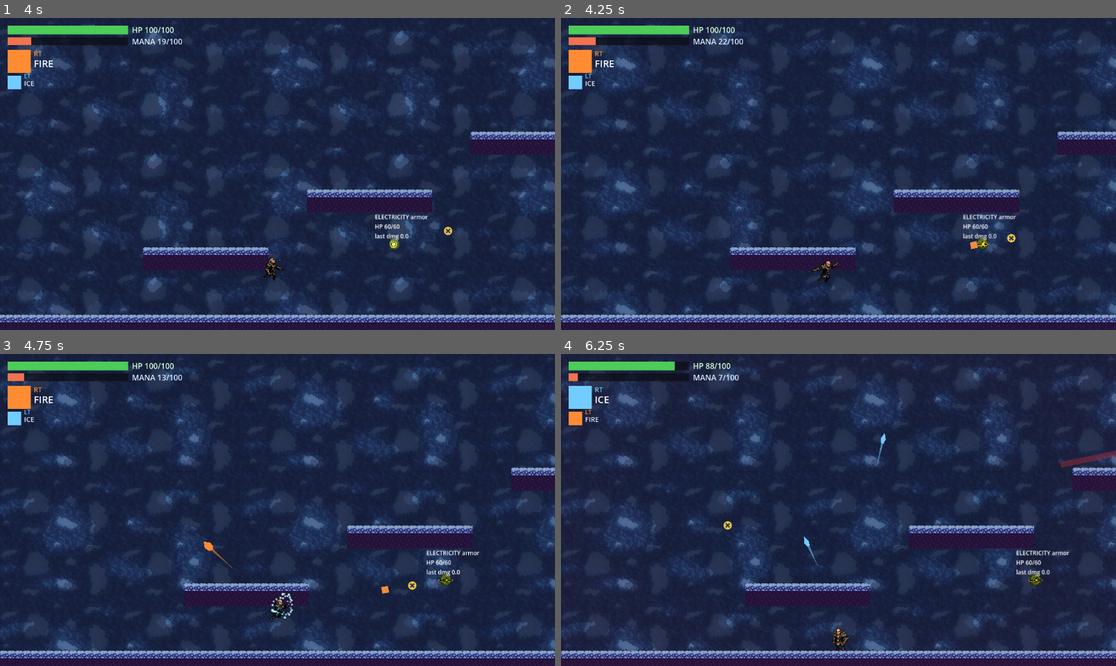
Above: before the commit, frames 1-4 (two rows, left to right).
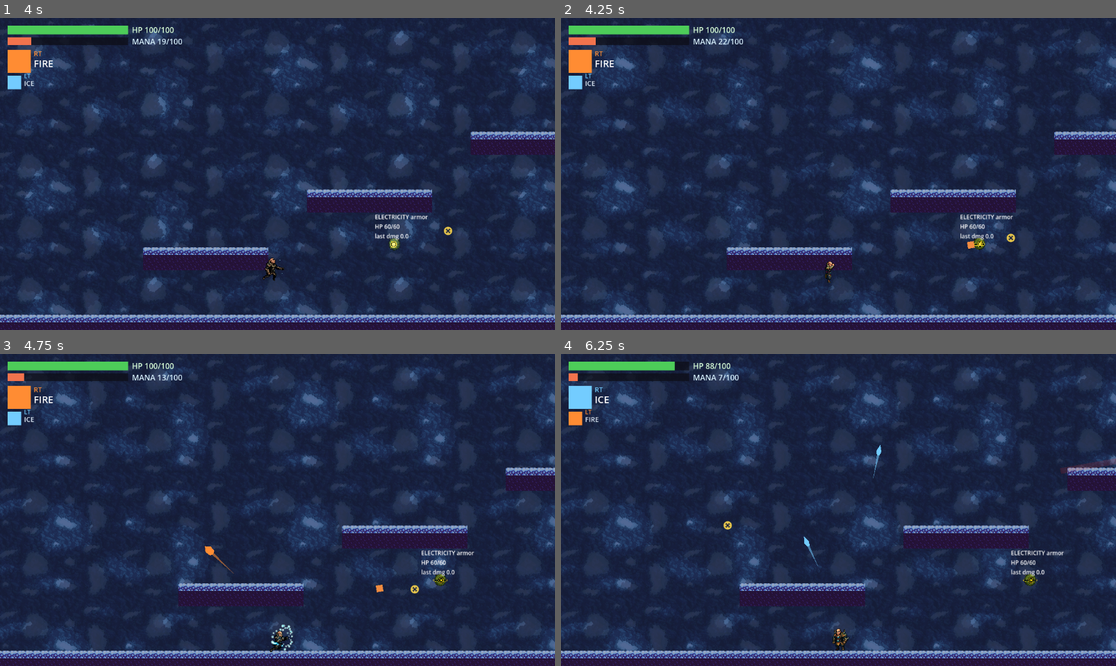
Above: after the commit, the same moments.

Repository: lordiwa/mageRage
Game: Godot game, scene res://levels/sector_02.tscn
Two runs of this game, one before a commit and one after it. Both use one fixed random seed, a clock stepped at 60 frames per second and the inputs below.
Inputs (mouse positions are in pixels of both pictures, inside the frame that each line leads up to):
- Up to frame 1 (4 s): tap Enter at 0.5 s; move the mouse to (399, 158) at 0.52 s; hold D (move_right) 0.53-1.25 s; tap Shift (dash) at 0.6, 3.6 s; click (399, 158) at 0.67 s; tap Space (jump) at 0.77, 0.8, 1.07, 2.3, 3.77, 3.8 s; drag from (166, 189) to (255, 239) at 1.27 s; move the mouse to (333, 105) at 2.02 s; hold D (move_right) 2.03-2.75 s; hold E (cast_primary) 2.03-2.75 s; drag from (249, 236) to (288, 139) at 2.77 s; move the mouse to (444, 220) at 3.52 s; hold A (move_left) from 3.53 s (still down)
- Up to frame 2 (4.25 s): keep holding A (move_left); tap Space (jump) at 4.07 s
- Up to frame 3 (4.75 s): release A (move_left) at 4.25 s; drag from (111, 463) to (410, 581) at 4.27 s
- Up to frame 4 (6.25 s): move the mouse to (866, 510) at 5.02 s; hold S (move_down) 5.03-5.75 s; tap 2 (element_2) at 5.1 s; click (866, 510) at 5.17 s; tap Space (jump) at 5.3 s; drag from (755, 432) to (727, 525) at 5.77 s

Frame 1 is identical in both runs. In frame 2, 4.1% of the frame differs, in the area x 0-100%, y 4-100%; in frame 3, 5.5%, in the area x 0-100%, y 2-100%; in frame 4, 5.3%.

Commit message:
feat(TASK-062): double-tap jump exits FlightState to platformer
While flying, two JUMP edges within DOUBLE_TAP_WINDOW (0.30s) drop the hero
to MoveState — a pure fall (gravity returns, hero lands), the same target as
the landing exit and never a re-launch. Edges are read through the InputGate
seam (TASK-024 determinism) and accumulated across physics frames; the window
elapses to reset the count so a lone press never toggles flight off. Counters
reset in enter() so the entry double-jump press cannot seed an exit tap.

The detection sits after the DD-011 suppression drop (suppression still wins)
and before the input/dash blocks. ENTER-flight in jump_state.gd is untouched.
The drop only removes flight, never grants traversal, so no gate is bypassed.

Co-Authored-By: Claude Opus 4.8 (1M context) <noreply@anthropic.com>

Diff:
--- a/scripts/fsm/states/flight_state.gd
+++ b/scripts/fsm/states/flight_state.gd
@@ -3,7 +3,8 @@
 ## Gravity is ignored: the hero moves under pure directional input. This state is
 ## only reachable through the electricity-gated DOUBLE-JUMP transitions in
 ## JumpState / GlideState, so it needs no "am I unlocked?" flag of its own.
-## DD-008: there is no toggle-out — flight ends only on landing.
+## DD-008: flight ends on landing OR on a deliberate double-tap of JUMP
+## (TASK-062 — see DOUBLE_TAP_WINDOW below); there is no single-press toggle-out.
 ##
 ## TASK-055: an air dash (Fire's horizontal burst) is now available in FlightState
 ## via the shared DashComponent on the Player. The burst overrides the free-flight
@@ -15,10 +16,27 @@
 
 const FLY_SPEED := 260.0
 
+## TASK-062 (extends DD-008): a double-tap of JUMP while flying is a deliberate
+## "stop flying" control. Two JUMP edges within this window drop the hero to
+## MoveState (a pure fall — same target as the landing exit), so gravity returns
+## and the hero lands into platformer movement. Tunable/unit-testable constant.
+const DOUBLE_TAP_WINDOW := 0.30
+
+## True once a first in-flight JUMP edge is seen and we are waiting for a second
+## within DOUBLE_TAP_WINDOW. Reset in enter() so each flight starts clean.
+var _jump_tap_pending := false
+## Seconds elapsed since the pending first tap; when it exceeds the window the
+## pending tap is dropped so a later lone press starts a fresh count.
+var _tap_window_elapsed := 0.0
+
 func enter() -> void:
 	player.velocity = Vector2.ZERO
+	# TASK-062: a fresh flight has no pending tap (e.g. the entry double-jump
+	# press in JumpState must not be mistaken for the first half of an exit tap).
+	_jump_tap_pending = false
+	_tap_window_elapsed = 0.0
 
-func physics_update(_delta: float) -> void:
+func physics_update(delta: float) -> void:
 	# TASK-028 (DD-011) — SUSTAIN gate. Gating only the entry edge let a hero who was
 	# ALREADY FLYING on entry coast through an un-purged anti-magic field (skipping the
 	# purge). Re-read the flag every physics frame: while suppressed, drop OUT of flight
@@ -33,10 +51,30 @@
 		transition_to("MoveState")
 		return
 
+	# TASK-062 (extends DD-008): double-tap JUMP to stop flying. Count JUMP edges
+	# through the InputGate seam (deterministic in tests, per TASK-024); a second
+	# edge within DOUBLE_TAP_WINDOW of the first drops to MoveState — a PURE FALL,
+	# the same target as the landing exit, never a re-launch (JumpState.enter would
+	# add a fresh upward impulse). This only ever REMOVES flight: it cannot grant
+	# traversal, so it can never bypass a gate (anti-magic zone / FIRE gate / boss
+	# flight gap). If the window lapses with no second tap the pending tap is
+	# dropped, so a later lone press starts a fresh count (no toggle-out on one tap).
+	if _jump_tap_pending:
+		_tap_window_elapsed += delta
+		if _tap_window_elapsed > DOUBLE_TAP_WINDOW:
+			_jump_tap_pending = false
+			_tap_window_elapsed = 0.0
+	if InputGate.just_pressed("jump"):
+		if _jump_tap_pending:
+			transition_to("MoveState")
+			return
+		_jump_tap_pending = true
+		_tap_window_elapsed = 0.0
+
 	# Resolve the shared DashComponent and tick its timers.
 	var dash := player.get_node_or_null("DashComponent") as DashComponent
 	if dash != null:
-		dash.update(_delta)
+		dash.update(delta)
 
 	# --- Active air dash burst (during the burst: override velocity, skip flight physics) ---
 	if dash != null and dash.is_dashing():
